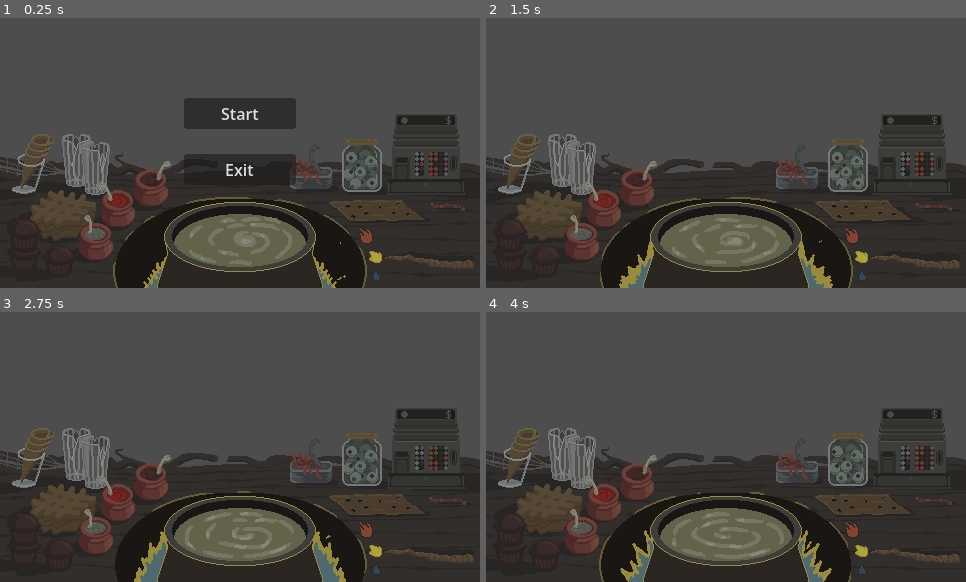
Above: before the commit, frames 1-4 (two rows, left to right).
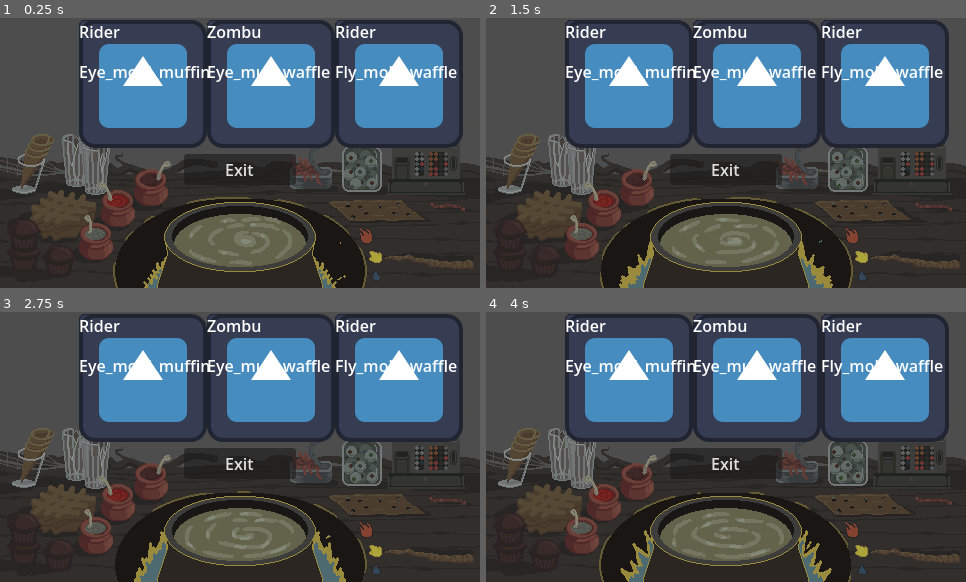
Above: after the commit, the same moments.

Repository: KiberDimon/OurTvorenie
Game: Godot game, scene res://scenes/main.tscn
Same seed, same stepped clock (60 frames per second), same inputs: the game is played once before the commit and once after it. The engine's default icon, where the game draws it, is replaced by a stand-in: a white triangle on a blue panel in a dark square.
Inputs (mouse positions are in pixels of both pictures, inside the frame that each line leads up to):
- Up to frame 1 (0.25 s): no input
- Up to frame 2 (1.5 s): click "Start" at 0.5 s; click (726, 112) at 1.25 s, where only the run after the commit has a clickable "Start"
- Up to frame 3 (2.75 s): click (240, 406) at 2 s, where only the run after the commit has a clickable "Start"
- Up to frame 4 (4 s): move the mouse to (831, 433) at 2.77 s; move the mouse to (630, 460) at 3.52 s

The runs differ from the first frame. In frame 1, 24% of the frame differs, in the area x 16-97%, y 0-49%; in frame 2, 24%; in frame 3, 24%; in frame 4, 24%, in the area x 16-97%, y 0-62%.

Commit message:
Update main_ui.tscn

Diff:
--- a/scenes/main_ui.tscn
+++ b/scenes/main_ui.tscn
@@ -16,7 +16,6 @@
 [ext_resource type="Resource" uid="uid://ddcr68lor2b18" path="res://resources/ingredients/cream/mold_cream.tres" id="11_26nsp"]
 [ext_resource type="PackedScene" uid="uid://c0tvswio13s16" path="res://scenes/guest_slot.tscn" id="11_j03cv"]
 [ext_resource type="Script" uid="uid://8hxo61u7kwkr" path="res://scripts/guest_pool.gd" id="11_jnl7h"]
-[ext_resource type="Texture2D" uid="uid://coxfn4vjoty7y" path="res://assets/icon.svg" id="11_r0apq"]
 [ext_resource type="Script" uid="uid://xnyy3k1u1ref" path="res://scripts/guest_data.gd" id="12_rx44x"]
 [ext_resource type="Resource" uid="uid://csm6ok0fww6ea" path="res://resources/guests/rider.tres" id="13_j03cv"]
 [ext_resource type="Resource" uid="uid://6lcj56u7ajar" path="res://resources/guests/arahno.tres" id="14_rbpqj"]
@@ -55,15 +54,6 @@
 scale = Vector2(3.2849627, 1.6378204)
 script = ExtResource("2_i1gbh")
 
-[node name="TextureRect" type="TextureRect" parent="Cauldron" unique_id=1183088268]
-visible = false
-layout_mode = 0
-offset_left = -108.0
-offset_top = -130.0
-offset_right = 20.0
-offset_bottom = -2.0
-texture = ExtResource("11_r0apq")
-
 [node name="IngredientList" type="Control" parent="." unique_id=183196154]
 anchors_preset = 0
 offset_left = -9.0
@@ -89,17 +79,6 @@
 scale = Vector2(1.09747, 1.8049072)
 ingredient = ExtResource("2_j6a7c")
 metadata/_edit_use_anchors_ = true
-
-[node name="TextureRect" type="TextureRect" parent="IngredientList/ToppingCards/EyeTopping" unique_id=419315689]
-visible = false
-layout_mode = 0
-offset_left = 166.0
-offset_top = -91.0
-offset_right = 206.0
-offset_bottom = -51.0
-scale = Vector2(1.2087102, 1.2710161)
-texture = ExtResource("11_r0apq")
-expand_mode = 1
 
 [node name="WormTopping" parent="IngredientList/ToppingCards" unique_id=1288450862 instance=ExtResource("10_r0apq")]
 layout_mode = 0
@@ -133,16 +112,6 @@
 scale = Vector2(0.85096693, 0.88142914)
 ingredient = ExtResource("3_scoti")
 
-[node name="TextureRect" type="TextureRect" parent="IngredientList/CreamCards/MudCream" unique_id=1768565590]
-visible = false
-layout_mode = 0
-offset_left = 59.0
-offset_top = 58.0
-offset_right = 98.0
-offset_bottom = 95.0
-texture = ExtResource("11_r0apq")
-expand_mode = 1
-
 [node name="BloodCream" parent="IngredientList/CreamCards" unique_id=1672085639 instance=ExtResource("10_r0apq")]
 layout_mode = 0
 offset_left = 112.00001
@@ -175,16 +144,6 @@
 scale = Vector2(1.6019263, 1.1915456)
 ingredient = ExtResource("4_i1gbh")
 
-[node name="TextureRect" type="TextureRect" parent="IngredientList/BaseCards/MuffinBase" unique_id=240757921]
-visible = false
-layout_mode = 0
-offset_left = -156.0
-offset_top = 9.0
-offset_right = -116.0
-offset_bottom = 49.0
-texture = ExtResource("11_r0apq")
-expand_mode = 1
-
 [node name="CocktailBase" parent="IngredientList/BaseCards" unique_id=398732684 instance=ExtResource("10_r0apq")]
 layout_mode = 0
 offset_left = 73.0
@@ -193,16 +152,6 @@
 offset_bottom = 108.00001
 scale = Vector2(1.1226054, 1.4538015)
 ingredient = ExtResource("7_eb3wa")
-
-[node name="TextureRect" type="TextureRect" parent="IngredientList/BaseCards/CocktailBase" unique_id=1622243172]
-visible = false
-layout_mode = 0
-offset_left = 21.0
-offset_top = 84.0
-offset_right = 61.0
-offset_bottom = 124.0
-texture = ExtResource("11_r0apq")
-expand_mode = 1
 
 [node name="CornetBase" parent="IngredientList/BaseCards" unique_id=1688859407 instance=ExtResource("10_r0apq")]
 layout_mode = 0
@@ -213,16 +162,6 @@
 scale = Vector2(1.0469915, 1.3976116)
 ingredient = ExtResource("5_bn1ek")
 
-[node name="TextureRect" type="TextureRect" parent="IngredientList/BaseCards/CornetBase" unique_id=1712398417]
-visible = false
-layout_mode = 0
-offset_left = 21.0
-offset_top = 211.0
-offset_right = 61.0
-offset_bottom = 251.0
-texture = ExtResource("11_r0apq")
-expand_mode = 1
-
 [node name="WaffleBase" parent="IngredientList/BaseCards" unique_id=1163954026 instance=ExtResource("10_r0apq")]
 layout_mode = 0
 offset_left = 48.000004
@@ -231,16 +170,6 @@
 offset_bottom = 170.0
 scale = Vector2(1.1653568, 0.7828255)
 ingredient = ExtResource("15_wn4yt")
-
-[node name="TextureRect" type="TextureRect" parent="IngredientList/BaseCards/WaffleBase" unique_id=310053459]
-visible = false
-layout_mode = 0
-offset_left = -159.0
-offset_top = -113.0
-offset_right = -119.0
-offset_bottom = -73.0
-texture = ExtResource("11_r0apq")
-expand_mode = 1
 
 [node name="QueueManager" type="Control" parent="." unique_id=909148876 node_paths=PackedStringArray("guest_pool", "slot_container")]
 anchors_preset = 0
@@ -254,7 +183,6 @@
 all_guests = Array[ExtResource("12_rx44x")]([ExtResource("13_j03cv"), ExtResource("14_rbpqj"), ExtResource("15_eigca"), ExtResource("16_tshsl"), ExtResource("17_1t7kk")])
 
 [node name="SlotContainer" type="HBoxContainer" parent="QueueManager" unique_id=600424774]
-visible = false
 layout_mode = 0
 offset_left = 79.0
 offset_top = 2.0
